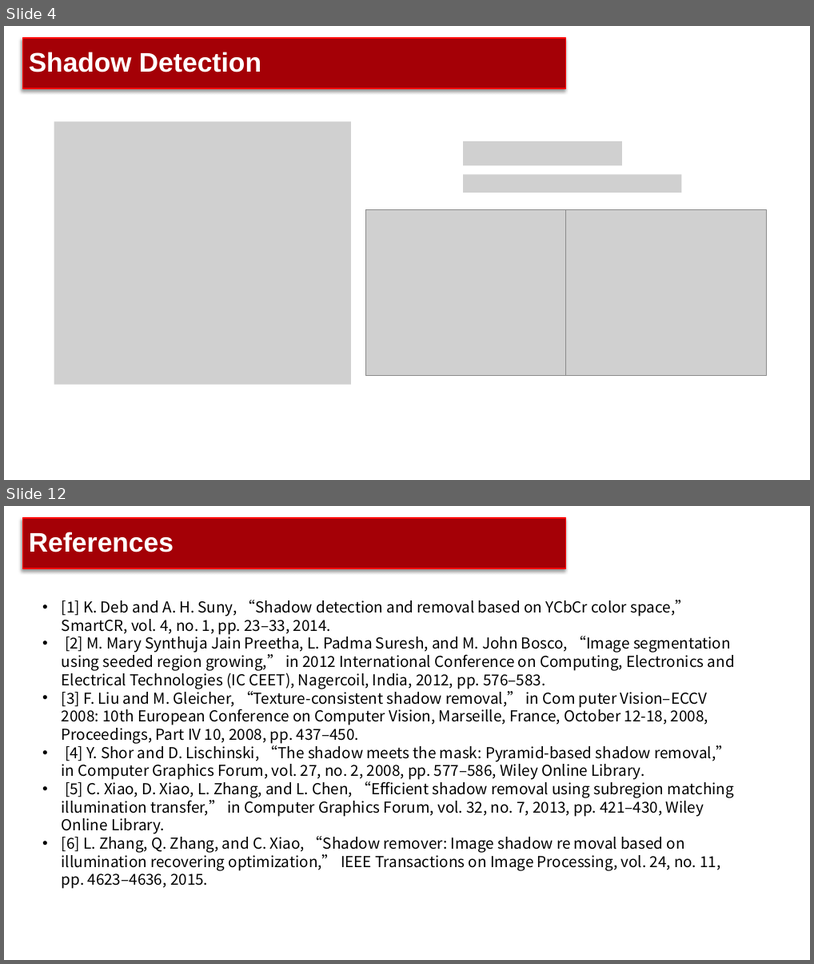
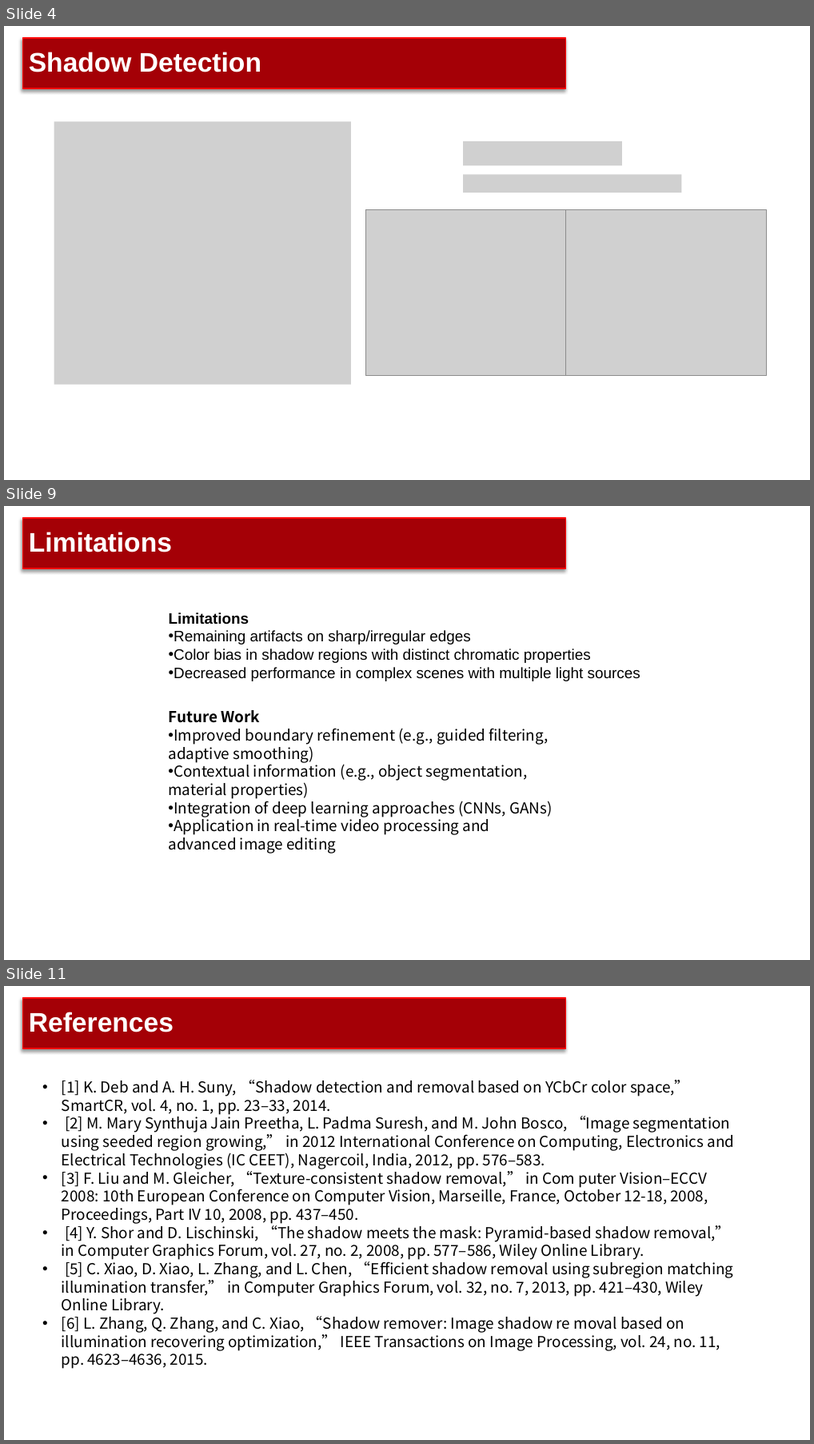
Before and after one commit to RealJustinNi/CS270-Digitial-Image-Processing-Project, a slide deck: DIP2024_Group2_pre.pptx. Shown one above the other, each under a label of ours: slides 4 and 12 before the commit, slides 4, 9 and 11 after it; the slides between them are not shown. The pictures are 814x964 and 814x1444 pixels, drawn with LibreOffice and Linux fonts; fonts in the diff are those of the drawing; grey boxes stand for pictures; background and template pictures are left out. Boxes give left, top, right and bottom in pixels: in the first picture for what was removed or moved away, otherwise in the second. Text is boxed around its words. In the diff, an @@ line names an element or a change of style, - is before the commit and + after.

Commit message:
upd pptx

```diff
--- a/DIP2024_Group2_pre.pptx
+++ b/DIP2024_Group2_pre.pptx
@@ slide 9 added at [4,506,810,960], background #FFFFFF @@
@@ title added at [22,518,566,568], fill #A40006, outline #FF0000 1.5 pt, 32 pt, text #FFFFFF, bold @@
+Limitations
@@ text added at [169,612,641,681], 18 pt, text #000000 @@
+Limitations
+• Remaining artifacts on sharp/irregular edges
+• Color bias in shadow regions with distinct chromatic properties
+• Decreased performance in complex scenes with multiple light sources
@@ text added at [168,710,552,853], 18 pt, text #000000 @@
+Future Work
+• Improved boundary refinement (e.g., guided filtering, adaptive smoothing)
+• Contextual information (e.g., object segmentation, material properties)
+• Integration of deep learning approaches (CNNs, GANs)
+• Application in real-time video processing and advanced image editing
@@ what was slide 12 is now slide 11 @@
```
Also in this commit, not shown: 3 slides changed, 2 other slides added, 4 slides removed, 1 other file.
